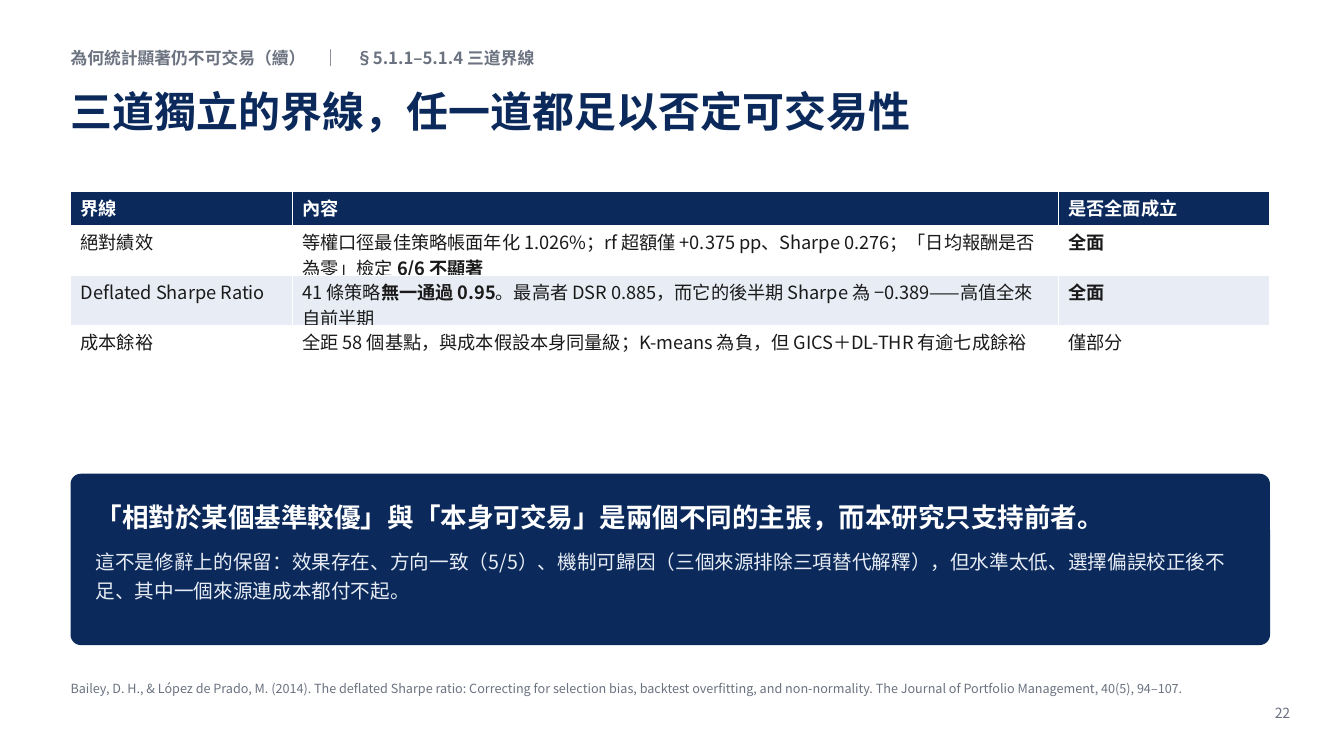
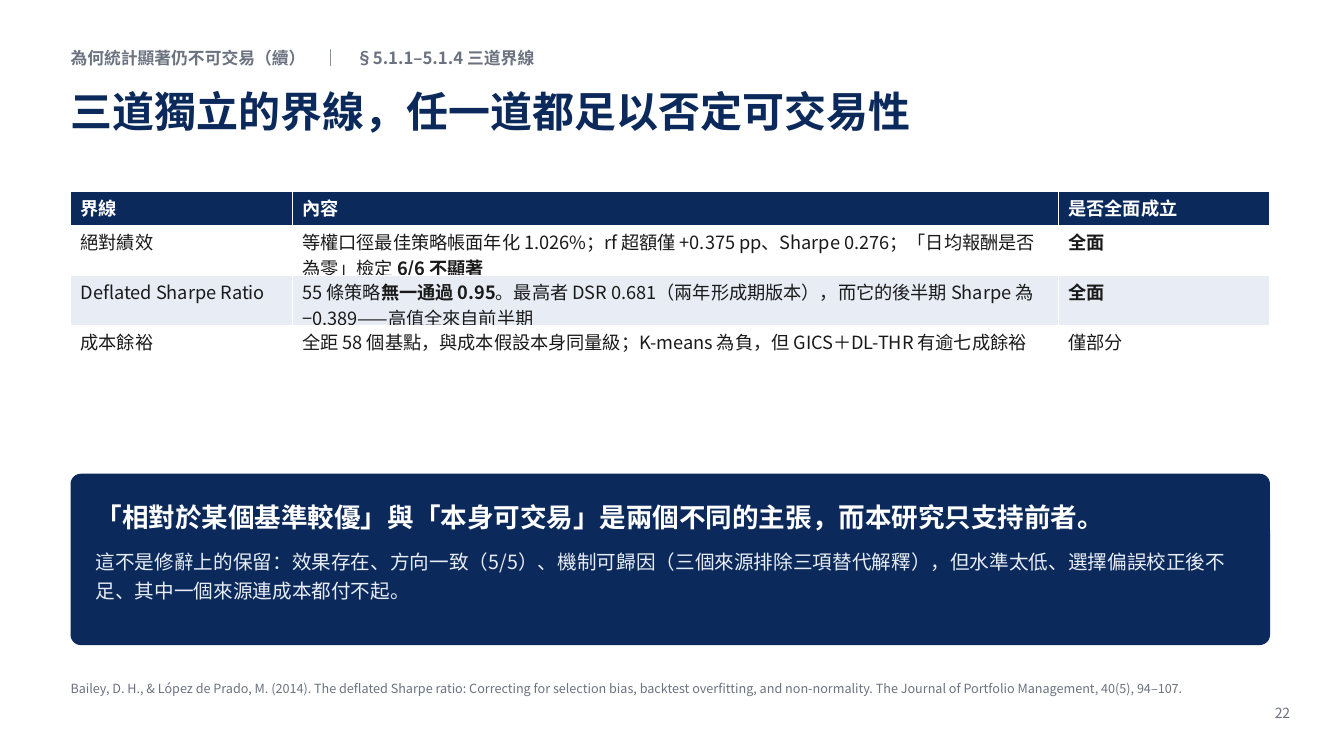
Before and after one commit to LerajieAsta/pairtrade_trainingproject, a slide deck: slide 22 of thesis/1150922.pptx. Drawn at 1344x756 pixels with LibreOffice and Linux fonts; fonts in the diff are those of the drawing. Boxes give left, top, right and bottom in pixels: in the first picture for what was removed or moved away, otherwise in the second. Text is boxed around its words. In the diff, an @@ line names an element or a change of style, - is before the commit and + after.

```diff
--- a/thesis/1150922.pptx
+++ b/thesis/1150922.pptx
@@ table at bbox=[71, 192, 1270, 360] @@
-row 3, column 2: 41 條策略無一通過 0.95。最高者 DSR 0.885，而它的後半期 Sharpe 為 −0.389——高值全來自前半期
+row 3, column 2: 55 條策略無一通過 0.95。最高者 DSR 0.681（兩年形成期版本），而它的後半期 Sharpe 為 −0.389——高值全來自前半期
```
Also in this commit, not shown: 16 other files.
